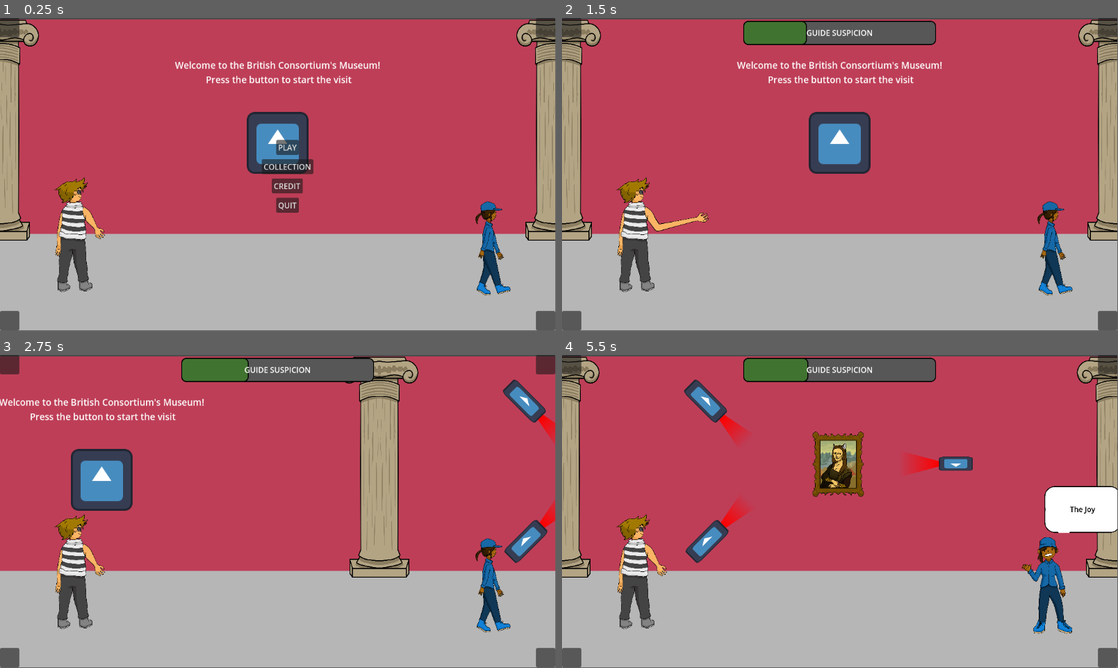
Above: before the commit, frames 1-4 (two rows, left to right).
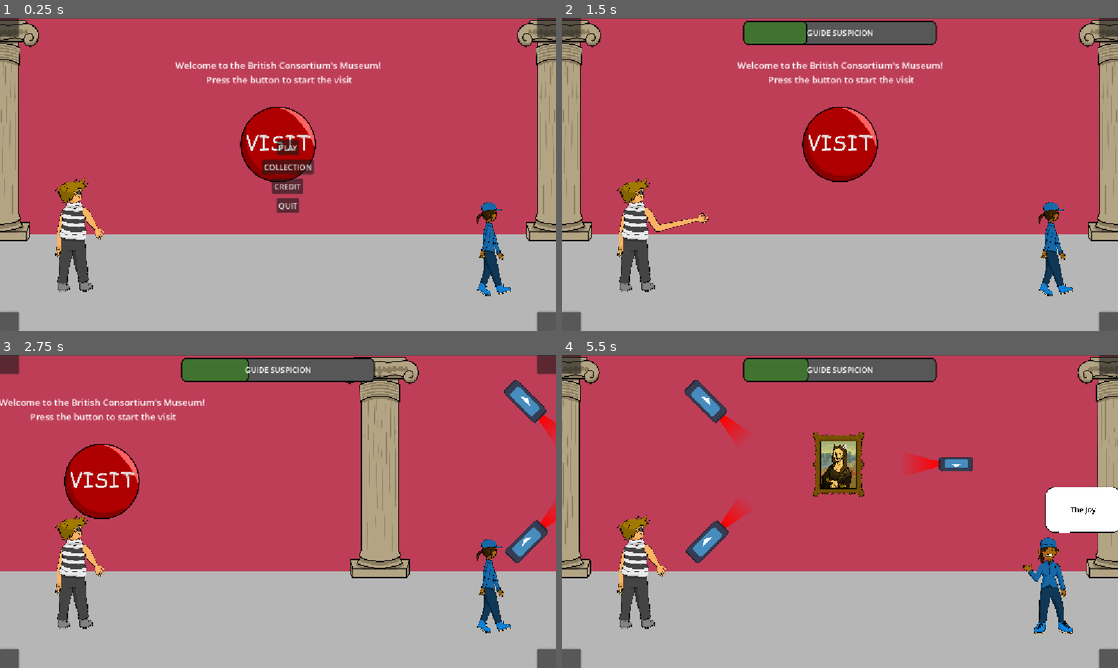
Above: after the commit, the same moments.

Repository: Skyepulse/LUDUM_DARE_58_MATELOU-CO
Game: Godot game, scene res://scenes/main_game_scene.tscn
Two runs of this game, one before a commit and one after it. Both use one fixed random seed, a clock stepped at 60 frames per second and the inputs below. The engine's default icon, where the game draws it, is replaced by a stand-in: a white triangle on a blue panel in a dark square.
Inputs (mouse positions are in pixels of both pictures, inside the frame that each line leads up to):
- Up to frame 1 (0.25 s): no input
- Up to frame 2 (1.5 s): click "PLAY" at 0.5 s; tap Enter at 1.25 s; move the mouse to (962, 158) at 1.27 s; click (962, 158) at 1.42 s
- Up to frame 3 (2.75 s): tap Space at 1.52, 2.27 s; move the mouse to (166, 527) at 2.02 s; click (166, 527) at 2.17 s
- Up to frame 4 (5.5 s): move the mouse to (895, 442) at 2.77 s; click (895, 442) at 2.92 s; move the mouse to (812, 574) at 3.52 s; click (812, 574) at 3.67 s; tap Space at 3.77, 4.52, 5.27 s; move the mouse to (1006, 558) at 4.27 s; click (1006, 558) at 4.42 s; move the mouse to (673, 464) at 5.02 s; click (673, 464) at 5.17 s
In our replay, the window is 799x449 before the commit and 800x450 after it. These sizes can differ from the game's own. Grey fills any space a smaller window leaves; there, only what the larger window draws over its background counts as a difference.

The runs differ from the first frame. In frame 1, 6.1% of the frame differs, in the area x 0-100%, y 0-100%; in frame 2, 6.4%; in frame 3, 6.4%; in frame 4, 3.7%.

Commit message:
added vignette effect callable with signal

Diff:
--- /dev/null
+++ b/Shaders/vignette.gdshader
@@ -0,0 +1,19 @@
+shader_type canvas_item;
+
+uniform float inner_radius : hint_range(0.0, 1.0) = 0.3;
+uniform float outer_radius : hint_range(0.0, 2.0) = 0.7;
+uniform vec4 vignette_color : source_color = vec4(1.0, 0.0, 0.0, 1.0);
+
+void fragment() {
+	// Get UV coordinates from center (0.0-1.0 -> -0.5-0.5)
+	vec2 center_uv = UV - vec2(0.5);
+
+	// Calculate distance from center (normalized)
+	float dist = length(center_uv) * 2.0;
+
+	// Calculate vignette intensity
+	float vignette = smoothstep(inner_radius, outer_radius, dist);
+
+	// Mix original color with vignette
+	COLOR = vec4(vignette_color.rgb, vignette * vignette_color.a);
+}
--- a/project.godot
+++ b/project.godot
@@ -21,6 +21,10 @@
 MainCamera2D="*res://scenes/main_camera_2d.tscn"
 Signals="*res://scripts/Singletons/Signals.gd"
 
+[display]
+
+window/stretch/mode="canvas_items"
+
 [global_group]
 
 Player=""
--- a/scenes/Levels/level_1.tscn
+++ b/scenes/Levels/level_1.tscn
@@ -51,12 +51,14 @@
 position = Vector2(-275, -130)
 scale = Vector2(0.74, 0.74)
 rayLength = 200.0
+rayWidth = 100.0
 initRotation = 90.0
 
 [node name="CameraObstacle2" parent="Obstacles" instance=ExtResource("7_y368g")]
 position = Vector2(-106, 125)
 scale = Vector2(0.74, 0.74)
 rayLength = 200.0
+rayWidth = 100.0
 initRotation = -90.0
 
 [node name="CameraObstacle3" parent="Obstacles" instance=ExtResource("7_y368g")]
--- a/scenes/Objects/object_button.tscn
+++ b/scenes/Objects/object_button.tscn
@@ -1,7 +1,7 @@
 [gd_scene load_steps=4 format=3 uid="uid://bdfxsfkj33qq8"]
 
 [ext_resource type="PackedScene" uid="uid://ds6qifjw0rlpu" path="res://scenes/grabbable_object.tscn" id="1_uc0x1"]
-[ext_resource type="Texture2D" uid="uid://01a6s27mn85u" path="res://img/icon.svg" id="2_uc0x1"]
+[ext_resource type="Texture2D" uid="uid://bh7n52y1ack3a" path="res://img/button.png" id="2_uc0x1"]
 
 [sub_resource type="LabelSettings" id="LabelSettings_uc0x1"]
 font_size = 19
@@ -10,6 +10,11 @@
 objectName = "Button"
 INDEX = 0
 texture = ExtResource("2_uc0x1")
+
+[node name="Sprite2D" parent="." index="0"]
+scale = Vector2(0.39, 0.39)
+texture = ExtResource("2_uc0x1")
+offset = Vector2(30, 741.815)
 
 [node name="GrabPoint_1" parent="GrabPoints" index="0"]
 position = Vector2(-1, -65)
--- a/scenes/UI/GameUI.tscn
+++ b/scenes/UI/GameUI.tscn
@@ -1,9 +1,11 @@
-[gd_scene load_steps=9 format=3 uid="uid://bl372pp24j6jb"]
+[gd_scene load_steps=12 format=3 uid="uid://bl372pp24j6jb"]
 
 [ext_resource type="Script" uid="uid://dnxq7xae7ucl0" path="res://scripts/GameUI.gd" id="1_sjnlv"]
 [ext_resource type="Script" uid="uid://crwbsu7ltt0xd" path="res://scripts/collection_ui.gd" id="2_5ji2y"]
 [ext_resource type="Texture2D" uid="uid://b8ux52nch0v44" path="res://img/pt_interrogation.png" id="3_5dnvl"]
 [ext_resource type="Script" uid="uid://dwgt6m1335bch" path="res://scripts/suspicion_bar.gd" id="4_5dnvl"]
+[ext_resource type="Texture2D" uid="uid://cgve7etk6qcbx" path="res://img/white.png" id="5_ftf0b"]
+[ext_resource type="Shader" uid="uid://ca1j7vchmivik" path="res://Shaders/vignette.gdshader" id="5_lvkef"]
 
 [sub_resource type="StyleBoxFlat" id="StyleBoxFlat_ftf0b"]
 bg_color = Color(0.7254902, 0.43529412, 0.101960786, 0.9019608)
@@ -44,6 +46,12 @@
 corner_radius_bottom_right = 10
 corner_radius_bottom_left = 10
 
+[sub_resource type="ShaderMaterial" id="ShaderMaterial_ru575"]
+shader = ExtResource("5_lvkef")
+shader_parameter/inner_radius = 1.0
+shader_parameter/outer_radius = 2.0
+shader_parameter/vignette_color = Color(1, 0, 0, 1)
+
 [node name="GameUI" type="Control"]
 layout_mode = 3
 anchors_preset = 15
@@ -234,5 +242,26 @@
 horizontal_alignment = 1
 vertical_alignment = 1
 
+[node name="Effects" type="Control" parent="."]
+layout_mode = 1
+anchors_preset = 15
+anchor_right = 1.0
+anchor_bottom = 1.0
+grow_horizontal = 2
+grow_vertical = 2
+mouse_filter = 2
+
+[node name="Vignette" type="TextureRect" parent="Effects"]
+material = SubResource("ShaderMaterial_ru575")
+layout_mode = 1
+anchors_preset = 15
+anchor_right = 1.0
+anchor_bottom = 1.0
+grow_horizontal = 2
+grow_vertical = 2
+texture = ExtResource("5_ftf0b")
+
+[node name="Timer" type="Timer" parent="."]
+
 [connection signal="pressed" from="Menu/PlayButton" to="." method="play_button_is_pressed"]
 [connection signal="pressed" from="Menu/CollectionButton" to="." method="collection_button_is_pressed"]
--- a/scripts/GameUI.gd
+++ b/scripts/GameUI.gd
@@ -9,6 +9,13 @@
 @onready var collection_panel: Panel = $Collection/CollectionPanel
 @onready var suspicion_bar: CenterContainer = $SuspicionBar
 @onready var progress_bar: ProgressBar = $SuspicionBar/ProgressBar
+@onready var effects: Control = $Effects
+@onready var vignette: TextureRect = $Effects/Vignette
+@onready var timer: Timer = $Timer
+
+@export var vignette_animation_time: float = 1.0
+@export var vignette_max_radius: float = 1.0
+@export var vignette_min_radius: float = 0.6
 
 var screenSize:Vector2
 
@@ -42,6 +49,12 @@
 	collection_panel.hide_collection()
 	suspicion_bar.hideSuspicionBar()
 
+	timer.timeout.connect(_on_Timer_timeout)
+	vignette.visible = false
+	vignette.material.set_shader_parameter("inner_radius", vignette_max_radius)
+
+	Signals.connect("activate_vignette_effect", play_vignette_animation)
+
 func _input(event: InputEvent) -> void:
 	if event is InputEventKey and event.is_pressed():
 		if event.keycode == KEY_ESCAPE:
@@ -69,3 +82,28 @@
 	Signals.game_state = Signals.COLLECTION
 	menu.visible = false
 	collection_panel.show_collection()
+
+func play_vignette_animation():
+	vignette.visible = true
+	timer.wait_time = vignette_animation_time
+	timer.start()
+
+func _process(_delta: float) -> void:
+
+	if timer.time_left == 0.0:
+		return
+
+	var time_left = timer.time_left
+	var half_time = vignette_animation_time / 2.0
+	if time_left > half_time:
+		var t = (vignette_animation_time - time_left) / half_time
+		var radius = lerp(vignette_max_radius, vignette_min_radius, t)
+		vignette.material.set_shader_parameter("inner_radius", radius)
+	else:
+		var t = (half_time - time_left) / half_time
+		var radius = lerp(vignette_min_radius, vignette_max_radius, t)
+		vignette.material.set_shader_parameter("inner_radius", radius)
+
+func _on_Timer_timeout() -> void:
+	vignette.visible = false
+	timer.stop()
--- a/scripts/Singletons/Signals.gd
+++ b/scripts/Singletons/Signals.gd
@@ -1,6 +1,7 @@
 extends Node
 
 signal move_scene
+signal activate_vignette_effect
 signal start_level
 signal set_input(state: bool)
 
--- a/scripts/obstacle_camera.gd
+++ b/scripts/obstacle_camera.gd
@@ -47,6 +47,9 @@
 
     if area.is_in_group("Player"):
 
+        if not flag:
+            Signals.emit_signal("activate_vignette_effect")
+
         enteredTimes += 1
         print("Player detected! Entered times: %d" % enteredTimes)
 
Not shown, added: Shaders/vignette.gdshader.uid
Not shown, added: img/button.png.import
Binary file added: img/white.png
Not shown, added: img/white.png.import
